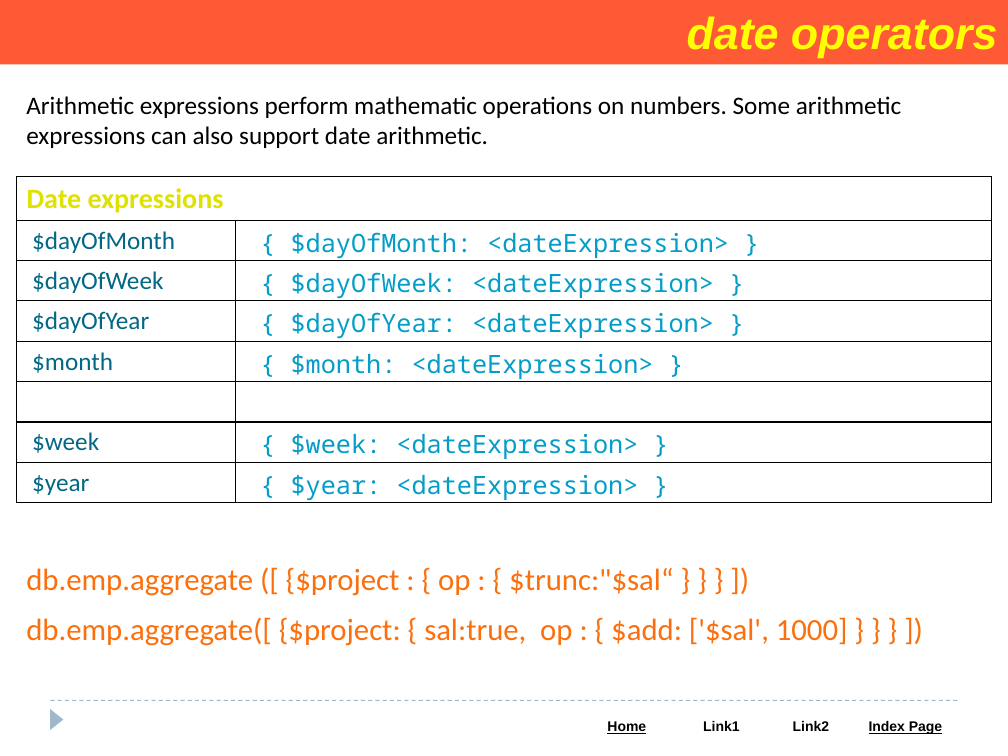
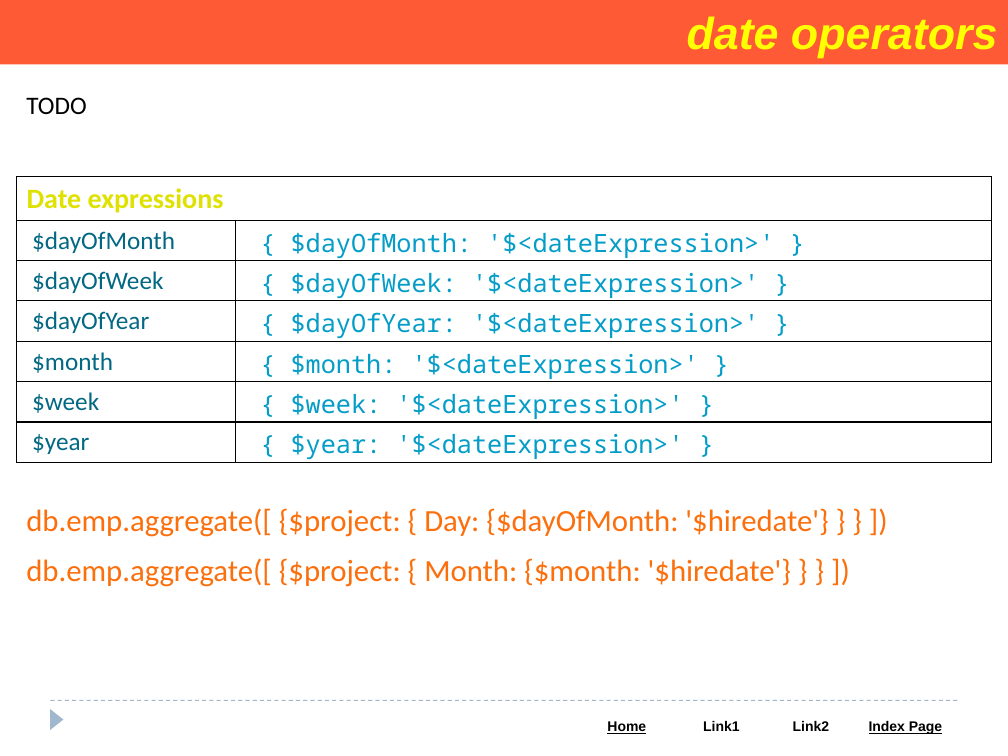
Before and after one commit to Saleel-Bagde/PPT-s, a slide deck: slide 102 of MongoDB PPT.pptx. Drawn at 1008x756 pixels with LibreOffice and Linux fonts; fonts in the diff are those of the drawing. Boxes give left, top, right and bottom in pixels: in the first picture for what was removed or moved away, otherwise in the second. Text is boxed around its words. In the diff, an @@ line names an element or a change of style, - is before the commit and + after.

```diff
--- a/MongoDB PPT.pptx
+++ b/MongoDB PPT.pptx
@@ text at [26, 97, 86, 114]: text changed @@
-Arithmetic expressions perform mathematic operations on numbers. Some arithmetic expressions can also support date arithmetic.
+TODO
@@ table at [16, 176, 991, 463] @@
-row 2: $dayOfMonth | { $dayOfMonth: <dateExpression> }
-row 3: $dayOfWeek | { $dayOfWeek: <dateExpression> }
-row 4: $dayOfYear | { $dayOfYear: <dateExpression> }
-row 5: $month | { $month: <dateExpression> }
-row 6:  | 
-row 7: $week | { $week: <dateExpression> }
-row 8: $year | { $year: <dateExpression> }
+row 2: $dayOfMonth | { $dayOfMonth: '$<dateExpression>' }
+row 3: $dayOfWeek | { $dayOfWeek: '$<dateExpression>' }
+row 4: $dayOfYear | { $dayOfYear: '$<dateExpression>' }
+row 5: $month | { $month: '$<dateExpression>' }
+row 6: $week | { $week: '$<dateExpression>' }
+row 7: $year | { $year: '$<dateExpression>' }
@@ text at [26, 508, 828, 587]: text changed @@
-db.emp.aggregate ([ {$project : { op : { $trunc:"$sal“ } } } ])
-db.emp.aggregate([ {$project: { sal:true, op : { $add: ['$sal', 1000] } } } ])
+db.emp.aggregate([ {$project: { Day: {$dayOfMonth: '$hiredate'} } } ])
+db.emp.aggregate([ {$project: { Month: {$month: '$hiredate'} } } ])
```
Also in this commit, not shown: 5 other slides changed, 15 slides added.
